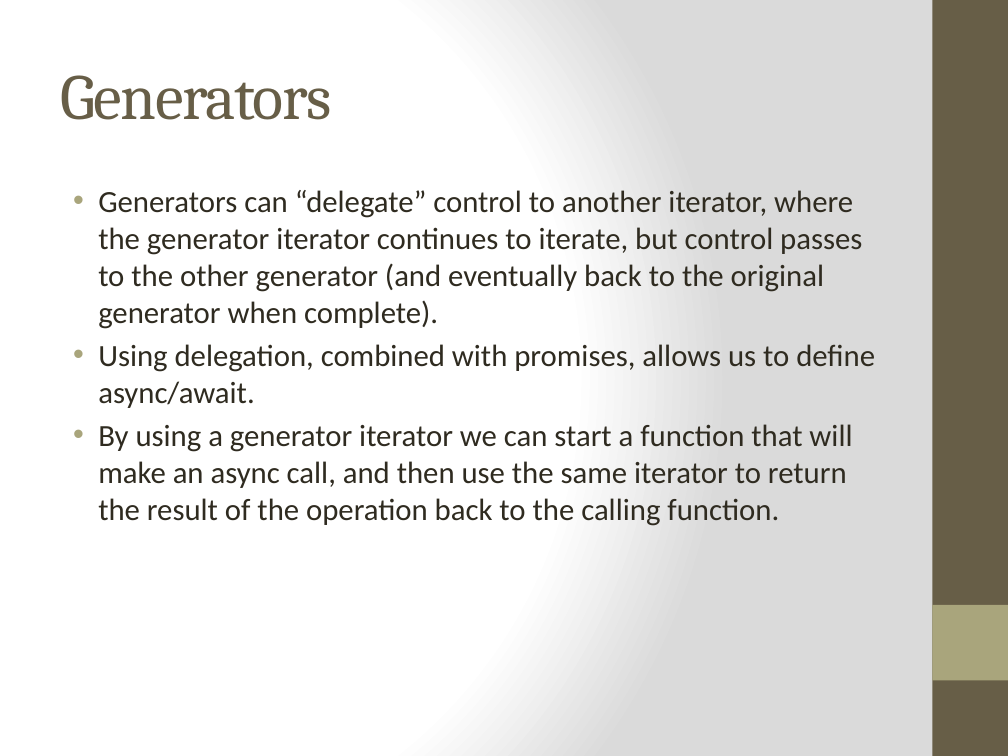
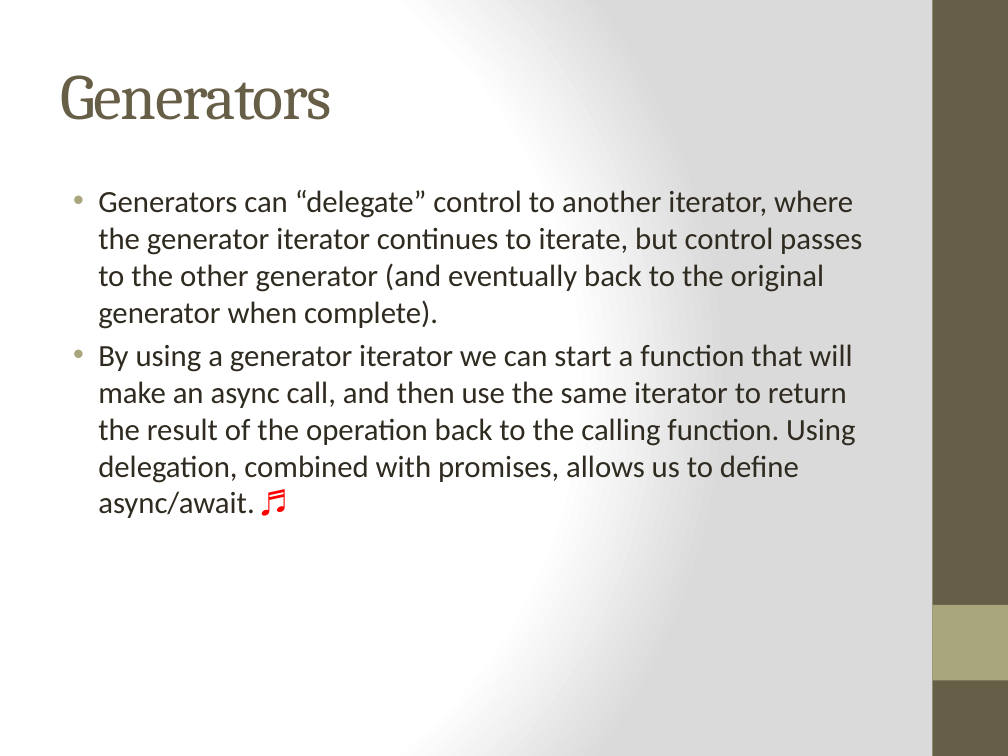
Before and after one commit to cheryly279/AsyncDiscussion, a slide deck: slide 38 of Async_Discussion_9_29_15.pptx. Drawn at 1008x756 pixels with LibreOffice and Linux fonts; fonts in the diff are those of the drawing. Boxes give left, top, right and bottom in pixels: in the first picture for what was removed or moved away, otherwise in the second. Text is boxed around its words. In the diff, an @@ line names an element or a change of style, - is before the commit and + after.

```diff
--- a/Async_Discussion_9_29_15.pptx
+++ b/Async_Discussion_9_29_15.pptx
@@ text at bbox=[98, 344, 855, 518]: text changed @@
-• Using delegation, combined with promises, allows us to define async/await.
-• By using a generator iterator we can start a function that will make an async call, and then use the same iterator to return the result of the operation back to the calling function.
+  • By using a generator iterator we can start a function that will make an async call, and then use the same iterator to return the result of the operation back to the calling function. Using delegation, combined with promises, allows us to define async/await. ♬
```
Also in this commit, not shown: 16 other slides changed.
